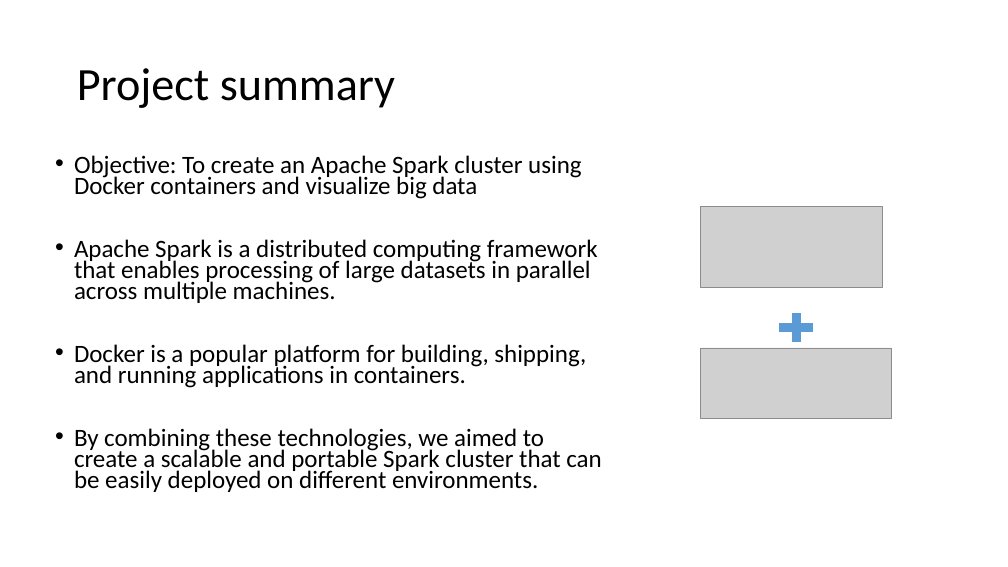
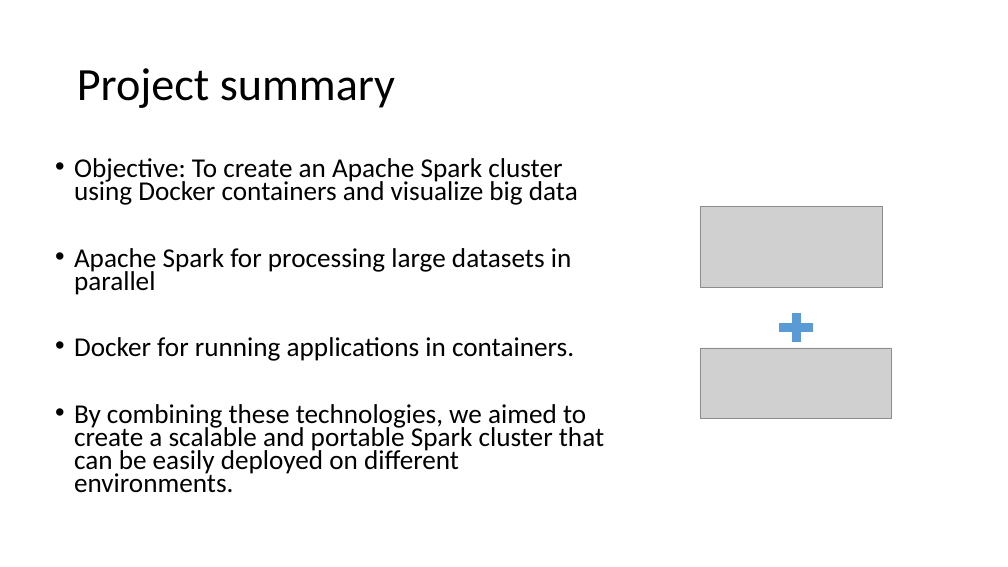
Before and after one commit to gprasad09/Apache-Spark-Cluster-Project, a slide deck: slide 3 of misc/ProjectReports-In progress/TermProject.pptx. Drawn at 1008x567 pixels with LibreOffice and Linux fonts; fonts in the diff are those of the drawing; grey boxes stand for pictures. Boxes give left, top, right and bottom in pixels: in the first picture for what was removed or moved away, otherwise in the second. Text is boxed around its words. In the diff, an @@ line names an element or a change of style, - is before the commit and + after.

Commit message:
Uploaded latest version

```diff
--- a/misc/ProjectReports-In progress/TermProject.pptx
+++ b/misc/ProjectReports-In progress/TermProject.pptx
@@ text at box(74, 158, 604, 493): size 23.8 to 25.9 pt in "Objective: To create an Apache Spark cluster ...", "By combining these technologies, we aimed to ..." @@
@@ text at box(74, 248, 574, 361): text changed; size 23.8 to 25.9 pt @@
-• Apache Spark is a distributed computing framework that enables processing of large datasets in parallel across multiple machines.
-• Docker is a popular platform for building, shipping, and running applications in containers.
+• Apache Spark for processing large datasets in parallel
+• Docker for running applications in containers.
```
Also in this commit, not shown: 8 other slides changed.
